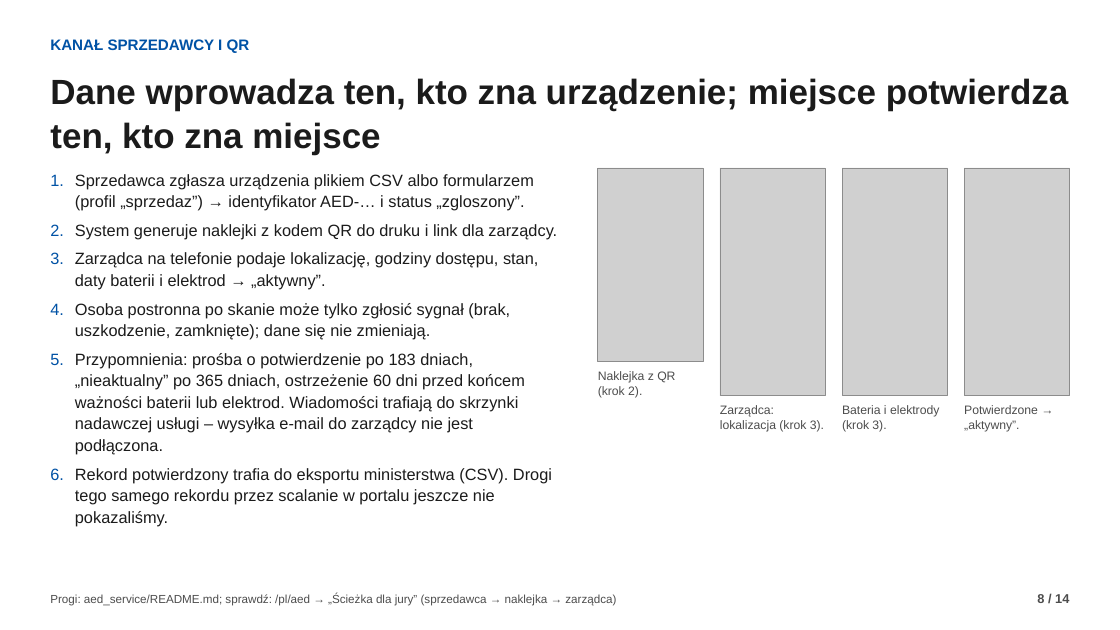
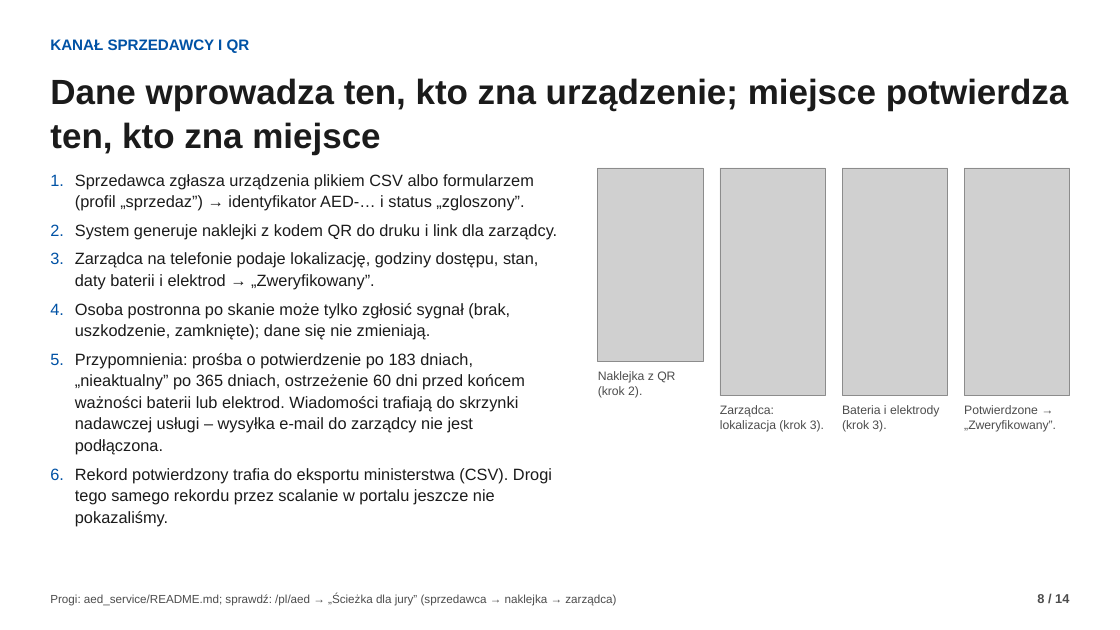
Before and after one commit to fidok15/AED, a slide deck: slide 8 of docs/prezentacja/misja-aed.pptx. Drawn at 1120x630 pixels with LibreOffice and Linux fonts; fonts in the diff are those of the drawing; grey boxes stand for pictures. Boxes give left, top, right and bottom in pixels: in the first picture for what was removed or moved away, otherwise in the second. Text is boxed around its words. In the diff, an @@ line names an element or a change of style, - is before the commit and + after.

Commit message:
docs: 'Zweryfikowany' as the user-facing label of status aktywny; registry and converter steps as seen on screen

```diff
--- a/docs/prezentacja/misja-aed.pptx
+++ b/docs/prezentacja/misja-aed.pptx
@@ text at [75, 252, 538, 290]: text changed @@
-3. Zarządca na telefonie podaje lokalizację, godziny dostępu, stan, daty baterii i elektrod → „aktywny”.
+3. Zarządca na telefonie podaje lokalizację, godziny dostępu, stan, daty baterii i elektrod → „Zweryfikowany”.
@@ text at [964, 405, 1056, 432]: text changed @@
-Potwierdzone → „aktywny”.
+Potwierdzone → „Zweryfikowany”.
```
Also in this commit, not shown: 2 other slides changed, 8 other files.
